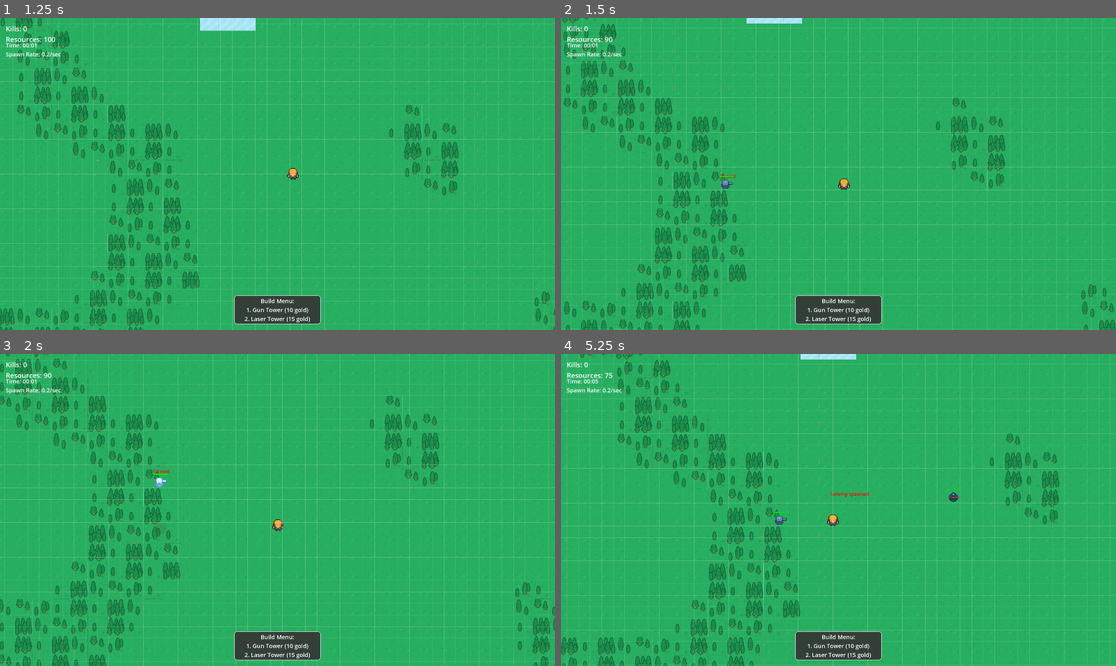
Above: before the commit, frames 1-4 (two rows, left to right).
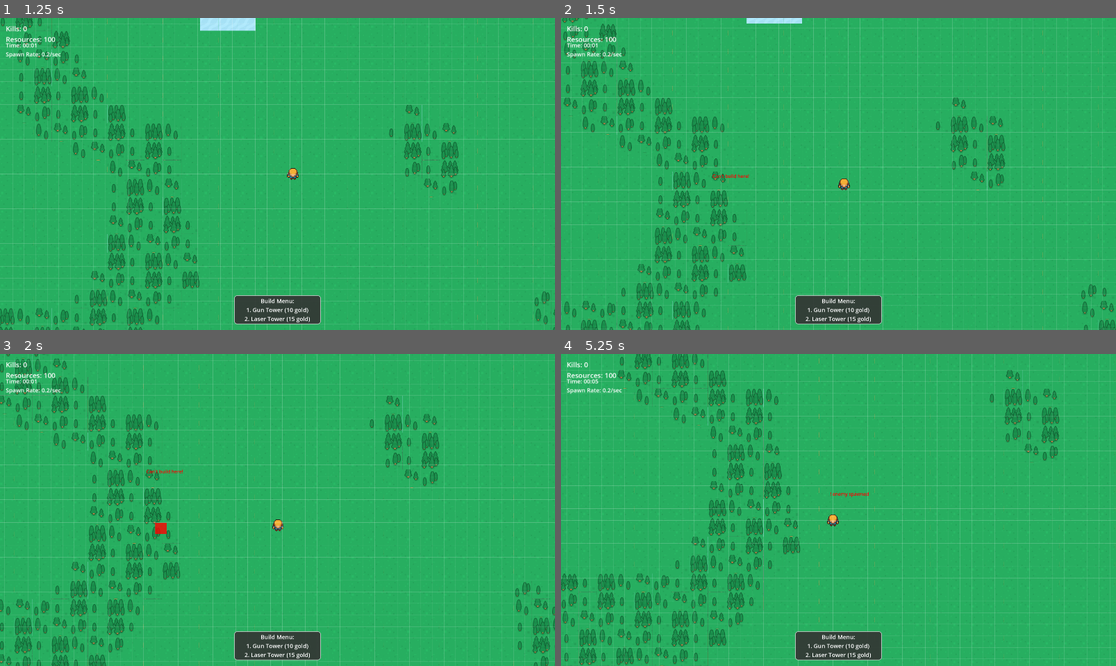
Above: after the commit, the same moments.

Repository: Sephon/testaiproject
Game: Godot game, scene res://Main.tscn
The game is run twice, just before and just after one commit, with the same random seed, the same clock (stepped at 60 frames per second) and the same inputs.
Inputs (mouse positions are in pixels of both pictures, inside the frame that each line leads up to):
- Up to frame 1 (1.25 s): tap Enter (ui_accept) at 0.5, 0.77 s; move the mouse to (399, 158) at 0.52 s; hold Right (ui_right) from 0.53 s (still down); hold B from 0.53 s (still down); click (399, 158) at 0.67 s
- Up to frame 2 (1.5 s): move the mouse to (727, 189) at 1.27 s; release Right (ui_right) at 1.28 s; release B at 1.28 s; hold Down (ui_down) from 1.28 s (still down); tap 1 at 1.35 s; click (727, 189) at 1.42 s
- Up to frame 3 (2 s): keep holding Down (ui_down); tap Enter (ui_accept) at 1.52 s
- Up to frame 4 (5.25 s): move the mouse to (894, 441) at 2.02 s; release Down (ui_down) at 2.03 s; hold Right (ui_right) 2.03-2.78 s; hold 2 2.03-2.78 s; click (894, 441) at 2.17 s; move the mouse to (810, 572) at 2.77 s; hold Up (ui_up) 2.78-3.53 s; tap B at 2.85 s; click (810, 572) at 2.92 s; tap Enter (ui_accept) at 3.02, 3.77, 4.52 s; move the mouse to (1005, 556) at 3.52 s; hold 1 3.53-4.28 s; hold Left (ui_left) 3.53-5.03 s; click (1005, 556) at 3.67 s; move the mouse to (672, 463) at 4.27 s; tap 2 at 4.35 s; click (672, 463) at 4.42 s; move the mouse to (866, 510) at 5.02 s; hold Down (ui_down) from 5.03 s (still down); hold B from 5.03 s (still down); click (866, 510) at 5.17 s

Frame 1 is identical in both runs. In frame 2, 0.1% of the frame differs, in the area x 7-34%, y 6-55%; in frame 3, 0.2%; in frame 4, 17%, in the area x 0-100%, y 0-100%.

Commit message:
Trying to add blocked tiles etc but I think most code is broken now

Diff:
--- a/testaiproject/Main.gd
+++ b/testaiproject/Main.gd
@@ -17,6 +17,9 @@
 var grid_container: Node2D  # Container for grid lines
 var base_grid_line_width = 1.0  # Base width of grid lines
 
+# Tile tracking system
+var tile_data := {}  # Dictionary to store tile types {"x,y": TILE_TYPE}
+
 # World size variables
 var world_size = Vector2(20000, 20000)  # Large playing field
 var world_center = world_size / 2  # Center of the world
@@ -95,6 +98,9 @@
 # Use FastNoiseLite for Godot 4
 var biome_noise
 
+var astar_grid_size = 40  # Same as grid_size
+var astar_search_radius = 20  # Number of tiles in each direction for local pathfinding
+
 # Called when the node enters the scene tree for the first time.
 func _ready() -> void:
 	randomize() # Ensure different seed each run
@@ -131,7 +137,7 @@
 	# Create preview tower
 	preview_tower = ColorRect.new()
 	preview_tower.size = Vector2(grid_size, grid_size)
-	preview_tower.modulate = Color(1, 1, 1, 0.3)  # Semi-transparent white
+	#preview_tower.modulate = Color(1, 1, 1, 0.3)  # Semi-transparent white
 	preview_tower.visible = false
 	preview_tower.z_index = 3
 	add_child(preview_tower)
@@ -293,7 +299,12 @@
 				new_position.x = clamp(new_position.x, margin, world_size.x - margin)
 				new_position.y = clamp(new_position.y, margin, world_size.y - margin)
 
-				$Player.position = new_position
+				var grid_x = int((new_position.x - grid_size / 2) / grid_size)
+				var grid_y = int((new_position.y - grid_size / 2) / grid_size)
+				if not is_blocked_tile(grid_x, grid_y):
+					$Player.position = new_position
+				else:
+					print("Blocked by tile")
 
 	if not player_dead:
 		# Check for enemies touching player
@@ -330,66 +341,38 @@
 func get_valid_spawn_position() -> Vector2:
 	var position = Vector2.ZERO
 	var margin = 100  # Distance from world edges
-
-	# Randomly choose which side to spawn from (0: top, 1: right, 2: bottom, 3: left)
-	var side = randi() % 4
-
-	match side:
-		0:  # Top
-			position = Vector2(
-				randf_range(margin, world_size.x - margin),
-				margin
-			)
-		1:  # Right
-			position = Vector2(
-				world_size.x - margin,
-				randf_range(margin, world_size.y - margin)
-			)
-		2:  # Bottom
-			position = Vector2(
-				randf_range(margin, world_size.x - margin),
-				world_size.y - margin
-			)
-		3:  # Left
-			position = Vector2(
-				margin,
-				randf_range(margin, world_size.y - margin)
-			)
-
-	return position
+	var max_attempts = 20
+	for i in range(max_attempts):
+		# Randomly choose which side to spawn from (0: top, 1: right, 2: bottom, 3: left)
+		var side = randi() % 4
+		match side:
+			0:
+				position = Vector2(randf_range(margin, world_size.x - margin), margin)
+			1:
+				position = Vector2(world_size.x - margin, randf_range(margin, world_size.y - margin))
+			2:
+				position = Vector2(randf_range(margin, world_size.x - margin), world_size.y - margin)
+			3:
+				position = Vector2(margin, randf_range(margin, world_size.y - margin))
+		var grid_x = int((position.x - grid_size / 2) / grid_size)
+		var grid_y = int((position.y - grid_size / 2) / grid_size)
+		if not is_blocked_tile(grid_x, grid_y):
+			return position
+	# fallback
+	return Vector2(world_center.x, world_center.y)
 
 func get_valid_resource_position() -> Vector2:
 	var max_attempts = 10
 	var position = Vector2.ZERO
 	var margin = 100  # Distance from world edges
-
 	for i in range(max_attempts):
-		# Generate random position within world bounds (with margin)
-		position = Vector2(
-			randf_range(margin, world_size.x - margin),
-			randf_range(margin, world_size.y - margin)
-		)
-
-		# Check distance from player
-		var valid_position = true
-		if is_instance_valid($Player):
-			if position.distance_to($Player.position) < min_spawn_distance:
-				valid_position = false
-
-		# Check distance from other resource nodes
-		for node in get_tree().get_nodes_in_group("resource_nodes"):
-			if is_instance_valid(node):
-				if position.distance_to(node.position) < min_spawn_distance:
-					valid_position = false
-
-		if valid_position:
+		position = Vector2(randf_range(margin, world_size.x - margin), randf_range(margin, world_size.y - margin))
+		var grid_x = int((position.x - grid_size / 2) / grid_size)
+		var grid_y = int((position.y - grid_size / 2) / grid_size)
+		if not is_blocked_tile(grid_x, grid_y):
 			return position
-
-	# If no valid position found, try a random position in the world
-	return Vector2(
-		randf_range(margin, world_size.x - margin),
-		randf_range(margin, world_size.y - margin)
-	)
+	# fallback
+	return Vector2(world_center.x, world_center.y)
 
 func spawn_enemy():
 	var new_enemy = enemy_scene.instantiate()
@@ -473,6 +456,16 @@
 		preview_tower.visible = false
 
 func place_tower_at_position(tower_type: int, position: Vector2) -> void:
+	var grid_x = int((position.x - grid_size / 2) / grid_size)
+	var grid_y = int((position.y - grid_size / 2) / grid_size)
+	if is_blocked_tile(grid_x, grid_y):
+		# Show floating text for blocked tile
+		var floating_text = floating_text_scene.instantiate()
+		add_child(floating_text)
+		floating_text.position = position + Vector2(0, -30)
+		floating_text.set_text("Can't build here!")
+		floating_text.modulate = Color(1, 0, 0)
+		return
 	var cost = 10 if tower_type == Tower.TowerType.GUN else 15
 
 	if resources >= cost:
@@ -574,11 +567,14 @@
 		preview_tower.position = grid_pos - (preview_tower.size / 2)
 		preview_tower.visible = true
 
+		var grid_x = int((preview_tower.position.x - grid_size / 2) / grid_size)
+		var grid_y = int((preview_tower.position.y - grid_size / 2) / grid_size)
+		var isblocked = is_blocked_tile(grid_x, grid_y)
 		# Update color based on tower type
-		if selected_tower_type == Tower.TowerType.GUN:
-			preview_tower.color = Color(0.5, 0, 0, 0.3)  # Semi-transparent red
+		if isblocked:
+			preview_tower.color = Color(1, 0, 0, 0.8)
 		else:
-			preview_tower.color = Color(1, 1, 0, 0.3)  # Semi-transparent yellow
+			preview_tower.color = Color(0, 1, 0, 0.8)
 	else:
 		preview_tower.visible = false
 
@@ -803,6 +799,10 @@
 				tile_index = get_water_tile(world_x, world_y)
 			else:
 				tile_index = get_plain_tile(world_x, world_y)
+
+			# Save tile type to our tracking system
+			tile_data[tile_key(world_x, world_y)] = tile_type
+
 			var tile_pos = Vector2(x * tile_size, y * tile_size)
 			var sprite = Sprite2D.new()
 			sprite.texture = tilemap_texture
@@ -812,6 +812,19 @@
 			sprite.z_index = 0
 			chunk.add_child(sprite)
 	loaded_chunks[str(chunk_x) + "," + str(chunk_y)] = chunk
+
+func tile_key(x: int, y: int) -> String:
+	return str(x) + "," + str(y)
+
+func is_blocked_tile(x: int, y: int) -> bool:
+	var key = tile_key(x, y)
+	if tile_data.has(key):
+		var tile_type = tile_data[key]
+		return tile_type == TILE_WATER or tile_type == TILE_FOREST
+	else:
+		# Fallback to noise if chunk hasn't been generated
+		var tile_type = get_biome_tile(x, y)
+		return tile_type == TILE_WATER or tile_type == TILE_FOREST
 
 # --- Map Generation Ruleset ---
 const TILE_PLAIN = 0
@@ -832,6 +845,7 @@
 	# Road overlay
 	if is_road(x, y):
 		return TILE_ROAD
+
 	return TILE_PLAIN
 
 # --- Road Auto-Tiling ---
@@ -907,3 +921,34 @@
 	)
 
 	return region
+
+# Returns a path (list of Vector2 grid positions) from start to end, avoiding blockable tiles
+func get_astar_path(start: Vector2, end: Vector2) -> Array:
+	var astar = AStar2D.new()
+	var nodes = {}
+	var start_x = int(start.x)
+	var start_y = int(start.y)
+	var end_x = int(end.x)
+	var end_y = int(end.y)
+	# Build a local grid around the start position
+	for dx in range(-astar_search_radius, astar_search_radius + 1):
+		for dy in range(-astar_search_radius, astar_search_radius + 1):
+			var x = start_x + dx
+			var y = start_y + dy
+			var id = x * 100000 + y  # Unique id for each grid cell
+			var pos = Vector2(x, y)
+			if not is_blocked_tile(x, y):
+				astar.add_point(id, pos)
+				nodes[Vector2(x, y)] = id
+
+	# Connect neighbors
+	for pos in nodes.keys():
+		var id = nodes[pos]
+		for offset in [Vector2(1,0), Vector2(-1,0), Vector2(0,1), Vector2(0,-1)]:
+			var neighbor = pos + offset
+			if nodes.has(neighbor):
+				astar.connect_points(id, nodes[neighbor])
+	# Find path
+	if nodes.has(start) and nodes.has(end):
+		return astar.get_point_path(nodes[start], nodes[end])
+	return []
